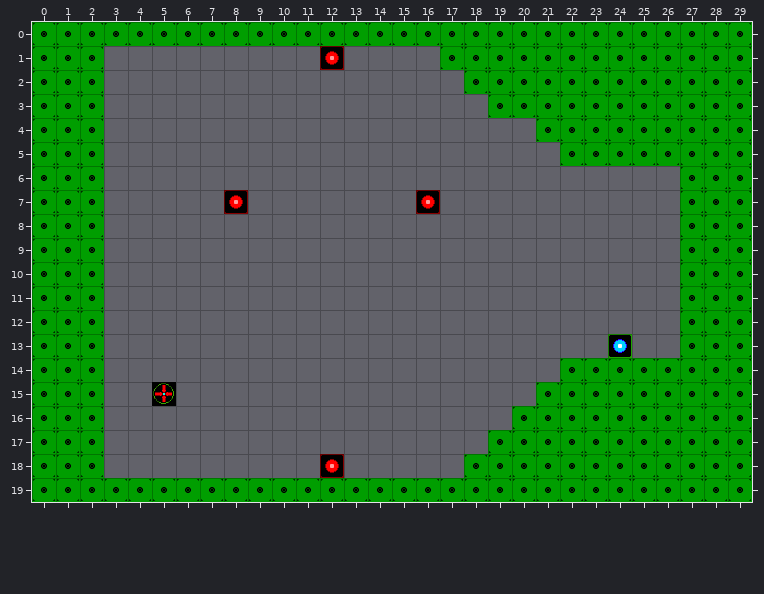
Tiled map, stored at tiled/maps/sector0/level1.tmx. The picture above is the old version.
Cells are 32x32 px. Shown: x 0..29, y 0..19.
New version:
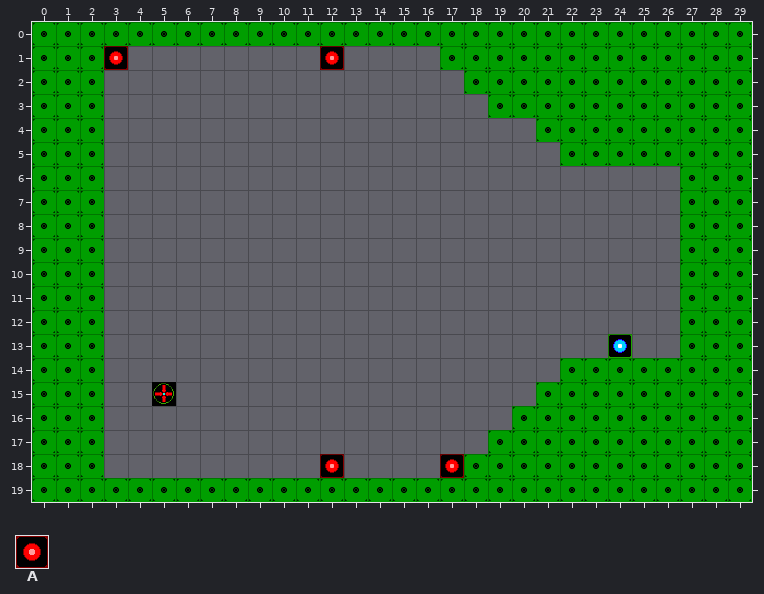
Key: from "Props": A 8 "Laser".
Objects are placed by their top-left corner, in cells (3,4 is the top-left corner of cell 3,4); size is 1x1 cell unless given.
Commit message: Added intermitent lasers
Difference:
--- layer "Objects"
-A "Laser" at 8,7
+A "Laser" at 3,1
-A "Laser" at 16,7
+A "Laser" at 17,18
